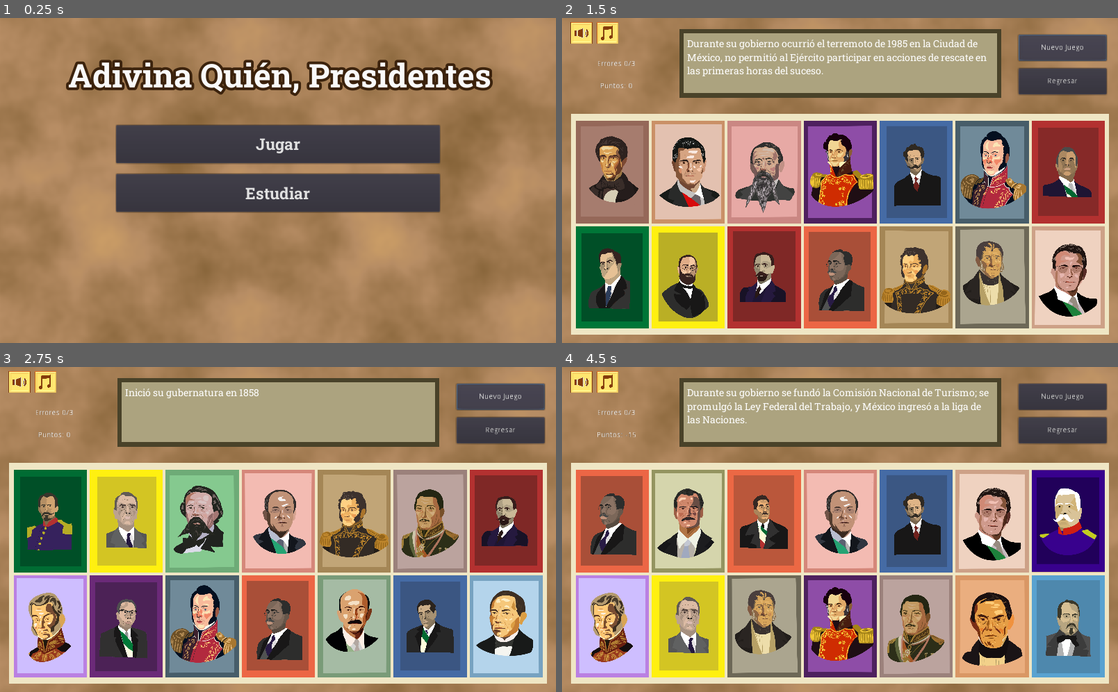
Above: before the commit, frames 1-4 (two rows, left to right).
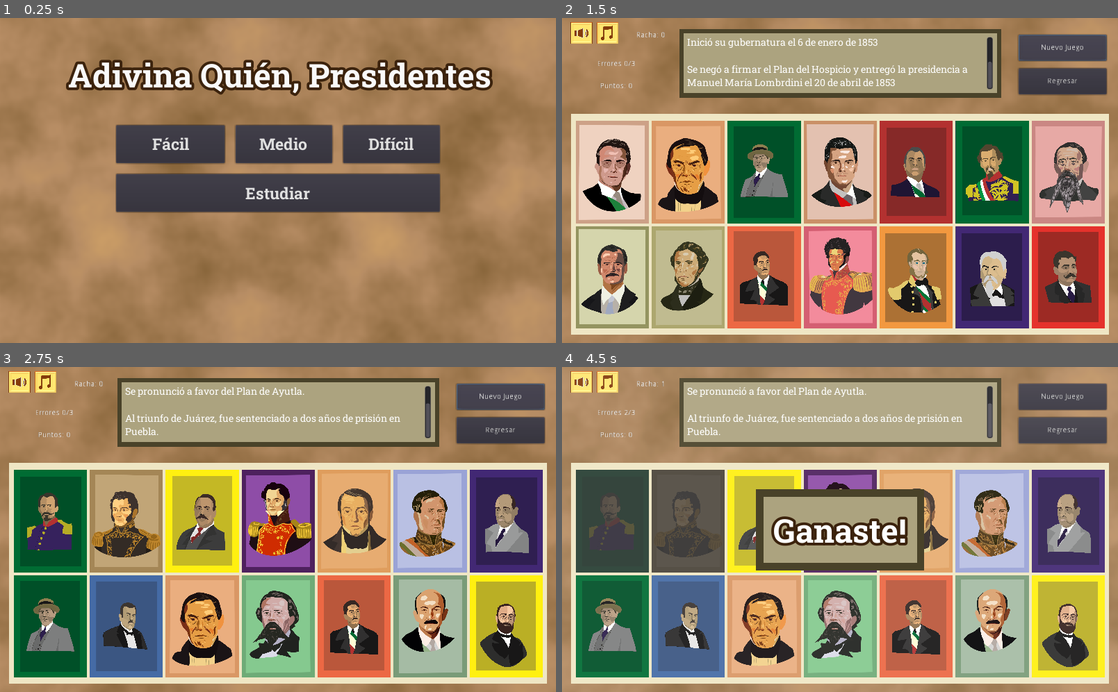
Above: after the commit, the same moments.

Repository: BryanWi/AdivinaQuien
Game: Godot game, scene res://game/menu/MainMenu.tscn
Same seed, same stepped clock (60 frames per second), same inputs: the game is played once before the commit and once after it. The engine's default icon, where the game draws it, is replaced by a stand-in: a white triangle on a blue panel in a dark square. Sound files missing from this copy of the repository are replaced by a short silence.
Inputs (mouse positions are in pixels of both pictures, inside the frame that each line leads up to; where the layout moved, square brackets give the same spot in the first picture):
- Up to frame 1 (0.25 s): no input
- Up to frame 2 (1.5 s): click (734, 144) at 0.5 s, where only the run after the commit has a clickable "Fácil"; click "Nuevo Juego" at 1.25 s
- Up to frame 3 (2.75 s): click "Nuevo Juego" at 2 s
- Up to frame 4 (4.5 s): click (612, 519) at 2.75 s; click (689, 519) at 3.52 s; click (840, 627) [762, 519] at 4.25 s

The runs differ from the first frame. In frame 1, 1.0% of the frame differs, in the area x 27-75%, y 32-46%; in frame 2, 58%; in frame 3, 53%; in frame 4, 58%, in the area x 2-98%, y 4-96%.

Commit message:
Dificultades

Diff:
--- a/Singletons/Global.gd
+++ b/Singletons/Global.gd
@@ -7,6 +7,7 @@
 
 var points = 0
 
+## valores de dificultad: 0 (facill), 1(medio), 2(difícil)
 var dificultad = 0
 
 var scenes:Dictionary = {
--- a/game/Game.gd
+++ b/game/Game.gd
@@ -14,13 +14,15 @@
 const TARJETAS_TABLERO = 14
 
 onready var pistasLabel:RichTextLabel = $FondoPistas/Pistas
+onready var rachaLabel:Label = $Racha_Label
 onready var tablero = $FondoTablero/Tablero
 onready var pista_fx = $Sonidos/pista_fx
 onready var points_lbl = $Points_Label
 
-
 var arch: Array = read_json_file("res://game/assets/archivo_info.json")
 var doc : Dictionary
+
+var racha = 0
 
 func _ready():
 	for i in arch.size():
@@ -30,7 +32,9 @@
 
 	pistasLabel.set_scroll_follow(true)
 	points_lbl.text = "Puntos: " + str(Global.points)
+	racha_update()
 	new_game()
+
 
 
 func new_game():
@@ -61,7 +65,6 @@
 		pistas_sound = [] + doc[presi]["sonido"]
 
 
-	n_pista.shuffle() # Se aleatoriza el orden de las pistas
 
 	respuesta = doc[presi]["nombre"] # Se guarda la respuest actual
 	print(respuesta)
@@ -83,20 +86,30 @@
 		T.connect("send_respuesta",self,"check_answer")
 		tablero.add_child(T)
 
-	# Se coloca la primer pista
-	set_pista()
+	# Se coloca la primer pista o todas si es modo fácil
+	if Global.dificultad == 0:
+		show_all_pistas()
+	if Global.dificultad == 1:
+		set_pista()
+	if Global.dificultad == 2:
+		n_pista.shuffle() # Se aleatoriza el orden de las pistas
+		set_pista()
 
 
 func check_answer(nombre: String, btn_name: String):
 	if partida_ganada == true:
 			return
 	if (nombre == respuesta):
+		racha += 1
 		print("Correcto")
-		Global.points += 10
+		#Agregar puntos
+		dar_puntos()
+
 		points_lbl.text = "Puntos: " + str(Global.points)
 
 		game_won()
 	else:
+		racha = 0
 		print("incorrecto")
 		Global.points -= 5
 		points_lbl.text = "Puntos: " + str(Global.points)
@@ -109,9 +122,25 @@
 			return
 		tablero.get_node(btn_name).disable()
 		set_pista()
+	racha_update()
 
 #	print("respuesta: "+respuesta)
 #	print("nombre: "+nombre)
+func dar_puntos():
+	var mult:float = 1
+	if Global.dificultad == 0:
+		mult = 1
+	elif Global.dificultad == 1 and racha >= 2:
+		mult = 1.2
+	elif Global.dificultad == 2 and racha >= 3:
+		mult = 1.5
+	else:
+		mult = 1
+
+	Global.points += 10 * mult
+
+func racha_update():
+	rachaLabel.text = "Racha: " + str(racha)
 
 func game_lost():
 	new_game()
@@ -120,18 +149,24 @@
 	partida_ganada = true
 	$WinScreen.visible = true
 	play_sound("Win")
+	show_all_pistas()
+
+func show_all_pistas():
 	for p in range(n_pista.size()):
 		set_pista()
 		print(p)
 
 func set_pista():
-	if n_pista.size() == 0:
+
+
+	if n_pista.size() == 0 :
 		return
 	if pistasLabel.text != "":
 		pistasLabel.text +="\n\n"
 	pistasLabel.text += pistas[n_pista[0]]
 	pista_fx.stream = load("res://assets/audios/" + pistas_sound[n_pista.pop_at(0)])
-	if mute_pistas == false:
+
+	if mute_pistas == false and !partida_ganada:
 		pista_fx.play()
 
 
--- a/game/Game.tscn
+++ b/game/Game.tscn
@@ -185,6 +185,15 @@
 align = 1
 valign = 1
 
+[node name="Racha_Label" type="Label" parent="."]
+margin_left = 122.0
+margin_top = 10.0
+margin_right = 205.0
+margin_bottom = 54.0
+text = "Racha: ##"
+align = 1
+valign = 1
+
 [node name="WinScreen" type="ColorRect" parent="."]
 visible = false
 anchor_right = 1.0
--- a/game/menu/MainMenu.gd
+++ b/game/menu/MainMenu.gd
@@ -11,9 +11,22 @@
 #	pass
 
 
-func _on_Jugar_button_up():
+func _on_Estudiar_button_up():
+	Global.change_scene("estudio")
+
+
+func _on_JugarFacil_button_up():
+	Global.dificultad = 0
 	Global.change_scene("juego")
 
 
-func _on_Estudiar_button_up():
-	Global.change_scene("estudio")
+func _on_JugarMedio_button_up():
+	Global.dificultad = 1
+
+	Global.change_scene("juego")
+
+
+
+func _on_JugarDificil_button_up():
+	Global.dificultad = 2
+	Global.change_scene("juego")
--- a/game/menu/MainMenu.tscn
+++ b/game/menu/MainMenu.tscn
@@ -36,12 +36,37 @@
 margin_bottom = 102.0
 custom_constants/separation = 20
 
-[node name="Jugar" type="Button" parent="VBoxContainer"]
+[node name="HBoxContainer" type="HBoxContainer" parent="VBoxContainer"]
+margin_right = 596.0
+margin_bottom = 70.0
+custom_constants/separation = 20
+alignment = 1
+
+[node name="JugarFacil" type="Button" parent="VBoxContainer/HBoxContainer"]
+margin_right = 200.0
+margin_bottom = 70.0
+rect_min_size = Vector2( 200, 70 )
+size_flags_horizontal = 3
+custom_fonts/font = SubResource( 2 )
+text = "Fácil"
+
+[node name="JugarMedio" type="Button" parent="VBoxContainer/HBoxContainer"]
+margin_left = 220.0
+margin_right = 398.0
+margin_bottom = 70.0
+rect_min_size = Vector2( 0, 70 )
+size_flags_horizontal = 3
+custom_fonts/font = SubResource( 2 )
+text = "Medio"
+
+[node name="JugarDificil" type="Button" parent="VBoxContainer/HBoxContainer"]
+margin_left = 418.0
 margin_right = 596.0
 margin_bottom = 70.0
 rect_min_size = Vector2( 0, 70 )
+size_flags_horizontal = 3
 custom_fonts/font = SubResource( 2 )
-text = "Jugar"
+text = "Difícil"
 
 [node name="Estudiar" type="Button" parent="VBoxContainer"]
 margin_top = 90.0
@@ -67,5 +92,7 @@
 text = "Adivina Quién, Presidentes"
 align = 1
 
-[connection signal="button_up" from="VBoxContainer/Jugar" to="." method="_on_Jugar_button_up"]
+[connection signal="button_up" from="VBoxContainer/HBoxContainer/JugarFacil" to="." method="_on_JugarFacil_button_up"]
+[connection signal="button_up" from="VBoxContainer/HBoxContainer/JugarMedio" to="." method="_on_JugarMedio_button_up"]
+[connection signal="button_up" from="VBoxContainer/HBoxContainer/JugarDificil" to="." method="_on_JugarDificil_button_up"]
 [connection signal="button_up" from="VBoxContainer/Estudiar" to="." method="_on_Estudiar_button_up"]
